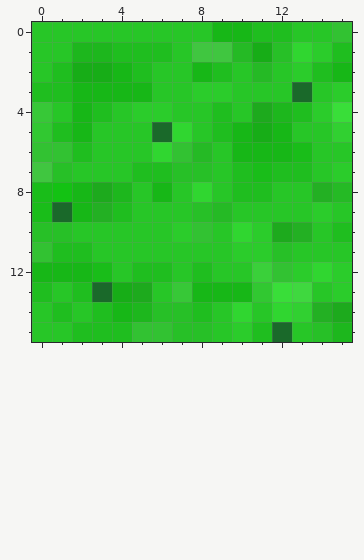
Pixel-art sprite -- Gemshift Base/src/main/resources/images/tiles/GemGrassUP2.png. Above: the version before the commit.
The file is 16x16 pixels. Colours within 5 levels of each other are drawn and written as one.
The same view after the edit:
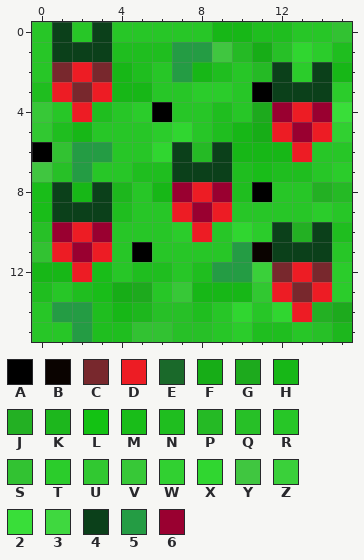
Palette (. is transparent): A #000000  B #0a0300  C #78282d  D #ed1c24  E #1a692a  F #17ad17  G #1daa1d  H #17b717  J #23b023  K #1db71d  L #13c213  M #19bd19  N #1fbe1f  P #25ba25  Q #27c027  R #27c627  S #32c232  T #2bcc2b  U #31c831  V #37c837  W #31d031  X #30d630  Y #40c640  Z #3ad03a  2 #39de39  3 #3fd83f  4 #0b401a  5 #249c44  6 #990030
Commit: Map Draft 1 Complete! Pit Event Changed. Berry Tile added.
Changes in this commit:
Changed rows in their new state; - is an unchanged pixel.
first column x 0:
 0 -4-4-----------
 1 -444---55------
 2 -CDC---5----4-4
 3 -DCD-------A444
 4 --D---A-----6D6
 5 ------T-----D6D
 6 A-55---4-4---D-
 7 --5----444-----
 8 -4-4---6D6-A---
 9 -444---D6D-----
10 -6D6----D---4-4
11 -D6D-A----5B444
12 --D------55-CDC
13 ---M--------DCD
14 -55----------D-
15 --5---------N--
Boxes around the changes in both pictures, in picture pixels (x1, y1, x2, y2):
changed: (32, 22, 332, 342)
